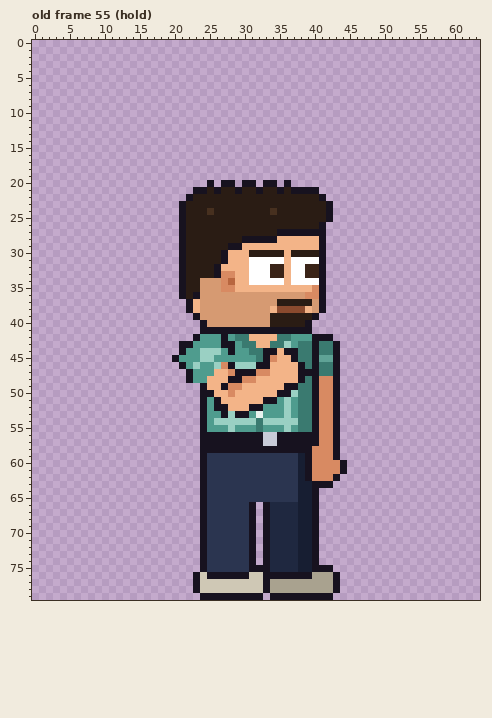
Two states of a pixel-art file, sprites/staff/casual_garrison_right_anim.aseprite. Above, as it was before the edit.
64x80 pixels, 123 frames. Colours within 5 levels of each other are drawn and written as one. Shown: old frame 55 (hold). The commit also changed other frames, which this record leaves out.
New version:
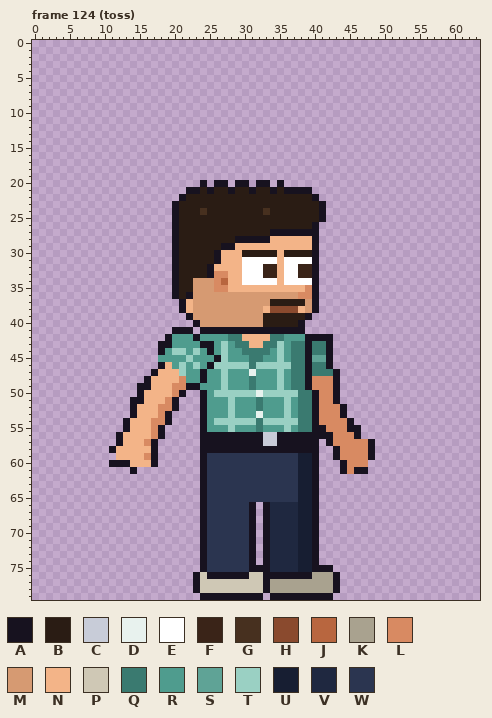
Palette (. is transparent): A #17121f  B #2a1c14  C #c8ccd8  D #e8f2ee  E #ffffff  F #3a2418  G #47301f  H #8a4a2e  J #b8663f  K #a9a28f  L #d88a62  M #d69a72  N #f3b488  P #cfc8b5  Q #3a7a70  R #4f9c8e  S #5fa396  T #9ad0c3  U #171e32  V #1f2840  W #2b3550
A new or re-ordered frame is compared with the old frame closest to it.
Edits made:
frames 123 -> 129
Changed rows in their new state; - is an unchanged pixel.
Frame 124 (toss) is new; against old frame 55 (hold):
first column x 11:
20 -------------A.A-.A-.A-.A.------------
21 -----------A-BAB-AB-AB-ABA---.--------
22 ----------AB-----------------A.-------
23 ---------AB-------------------A.------
24 ---------AB--GB-------GB------A.------
25 ---------AB-------------------A.------
26 ---------AB------------------A.-------
27 ---------AB------------A------.-------
28 ---------AB-------A----N-----A.-------
29 ---------AB-----A-N----------A.-------
30 ---------AB----AN--B----NB---A.-------
31 ---------AB----AN--E----NE---A.-------
32 ---------AB---AN---E--F-NE-F-A.-------
33 ---------AB---AL-N-E--F-NE-F-A.-------
34 ---------AB-M--LJN-E----NE---A.-------
35 ---------AB-M--L-N----------LA.-------
36 ---------ABAM--------------L-A.-------
37 ----------ANM----------B----MA.-------
38 ----------ANM---------NH---NMA.-------
39 -----------AM---------B-----A.--------
40 ------------AM--------B----A.---------
41 ---------AAA----------------.---------
42 --------ARRR----RQ-N---Q-R--A---------
43 -------AARRR-AA-TRQ-N-Q-TRQ-AQ-A.-----
44 -------ARTT-TRARTR-Q--QRTRQ-AQ-A.-----
45 -------RRR-T-RRAT---Q-RRTRQ-AS-A.-----
46 -------ANRT---A-TT--QTTTTTQQAQ-A.-----
47 ------ANNNTR-A-RTRRRDRRRTRQQ-Q--------
48 -----ANNNNLR-ARRTRRRQRRRTRQQAL--------
49 ----AANNNLLAARRRTRRRQRRRTRQ-AL--------
50 ----ANNNNLA---RTTTTTTDTTTT------------
51 ---AANNNLA-----RRTRRRQRR--------------
52 ---ANNNLLA-----RRTRRRQ----------LA----
53 ---ANNNLA-------R-RR------------LA----
54 --ANNNLLA-----------------------LLA---
55 --ANNNLA----------------------A-LLAA--
56 -ANNNNLA----------------------AALLLA--
57 -ANNNLA-----------------------.ALLLLLA
58 ANNNNNA----------------------A..-LLLLA
59 -NNNNLA---------------------UA..-LLLLA
60 AAANNNA---------------------UA...-LLL-
61 ---A------------------------UA...-LAA-
62 ----------------------------UA...-----
63 ------------------------------..------
Changed places in both pictures, as pixel boxes (x1, y1, x2, y2):
changed: (109, 180, 375, 488)
